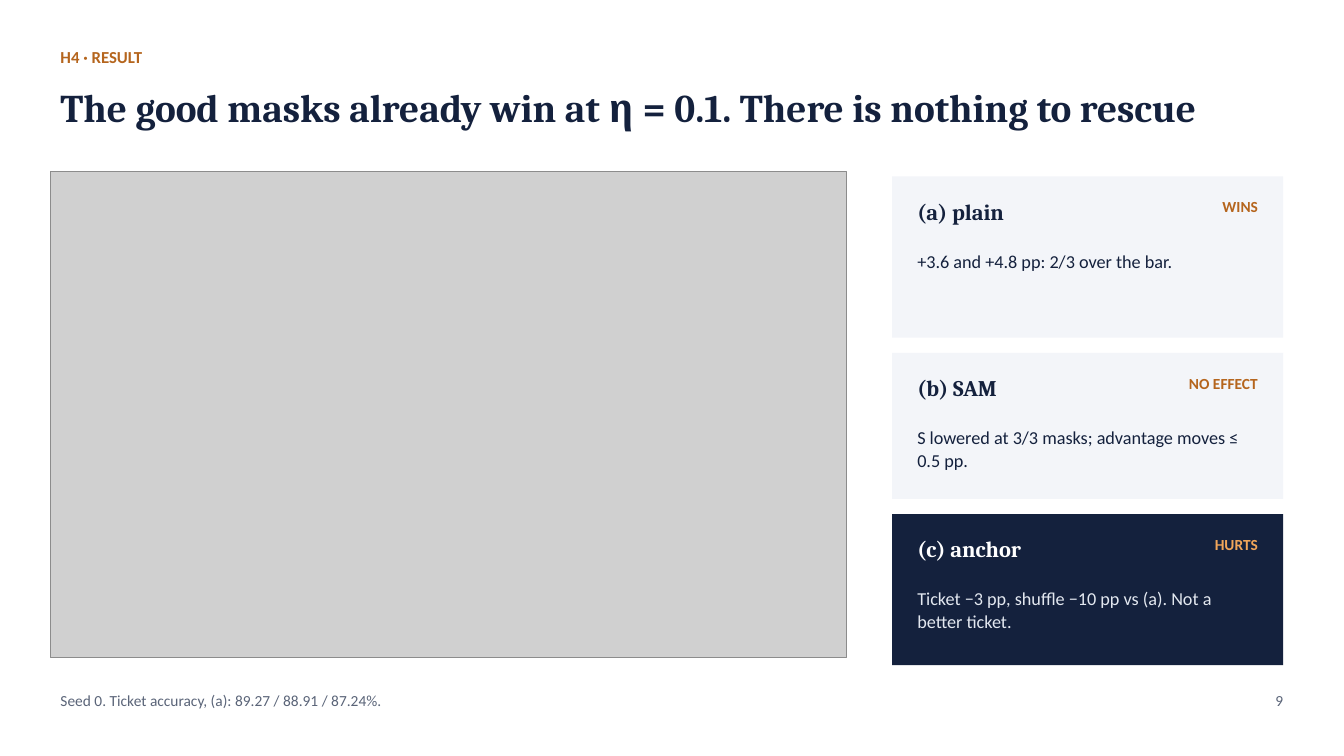
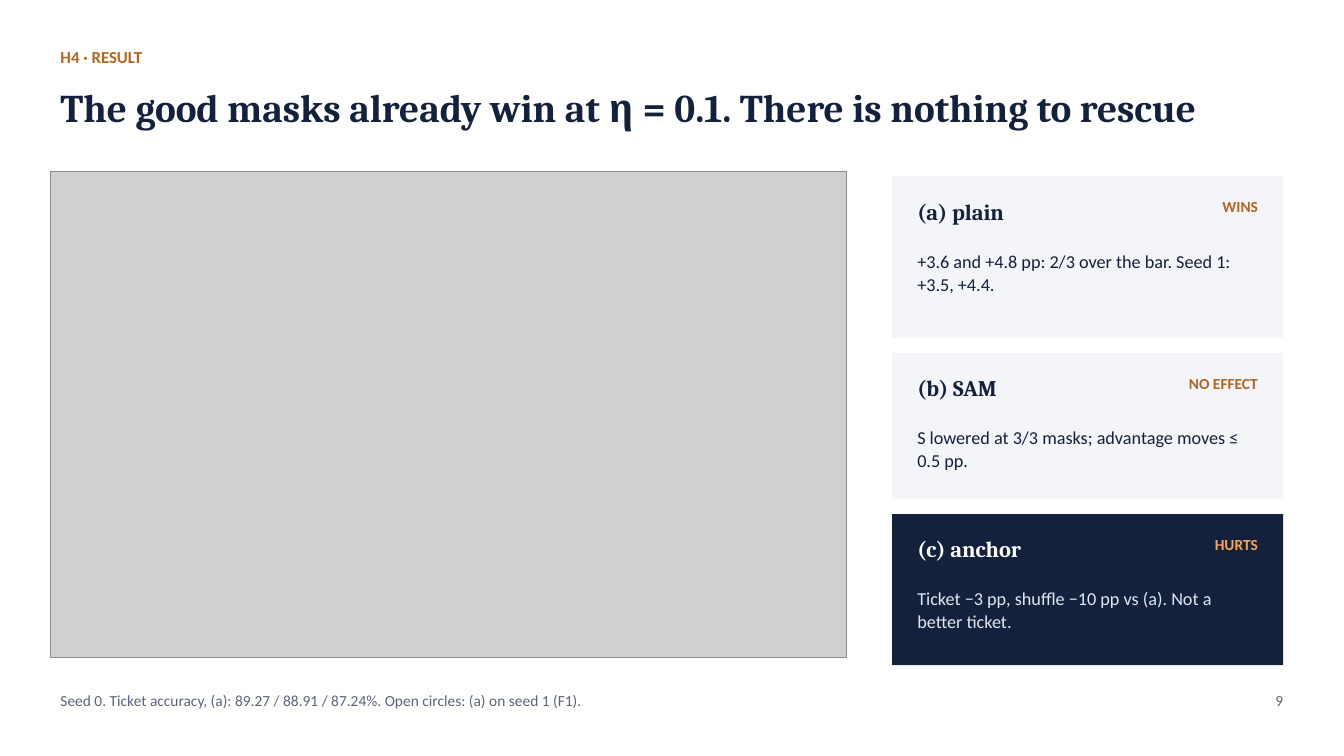
Before and after one commit to kneat2448/LTH-ML-final, a slide deck: slide 9 of report/LTH_Warmup_Final.pptx. Drawn at 1344x756 pixels with LibreOffice and Linux fonts; fonts in the diff are those of the drawing; grey boxes stand for pictures. Boxes give left, top, right and bottom in pixels: in the first picture for what was removed or moved away, otherwise in the second. Text is boxed around its words. In the diff, an @@ line names an element or a change of style, - is before the commit and + after.

```diff
--- a/report/LTH_Warmup_Final.pptx
+++ b/report/LTH_Warmup_Final.pptx
@@ text at box(917, 255, 1230, 293): text changed @@
-+3.6 and +4.8 pp: 2/3 over the bar.
++3.6 and +4.8 pp: 2/3 over the bar. Seed 1: +3.5, +4.4.
@@ text at box(60, 695, 581, 709): text changed @@
-Seed 0. Ticket accuracy, (a): 89.27 / 88.91 / 87.24%.
+Seed 0. Ticket accuracy, (a): 89.27 / 88.91 / 87.24%. Open circles: (a) on seed 1 (F1).
```
Also in this commit, not shown: 4 other slides changed, 13 other files.
